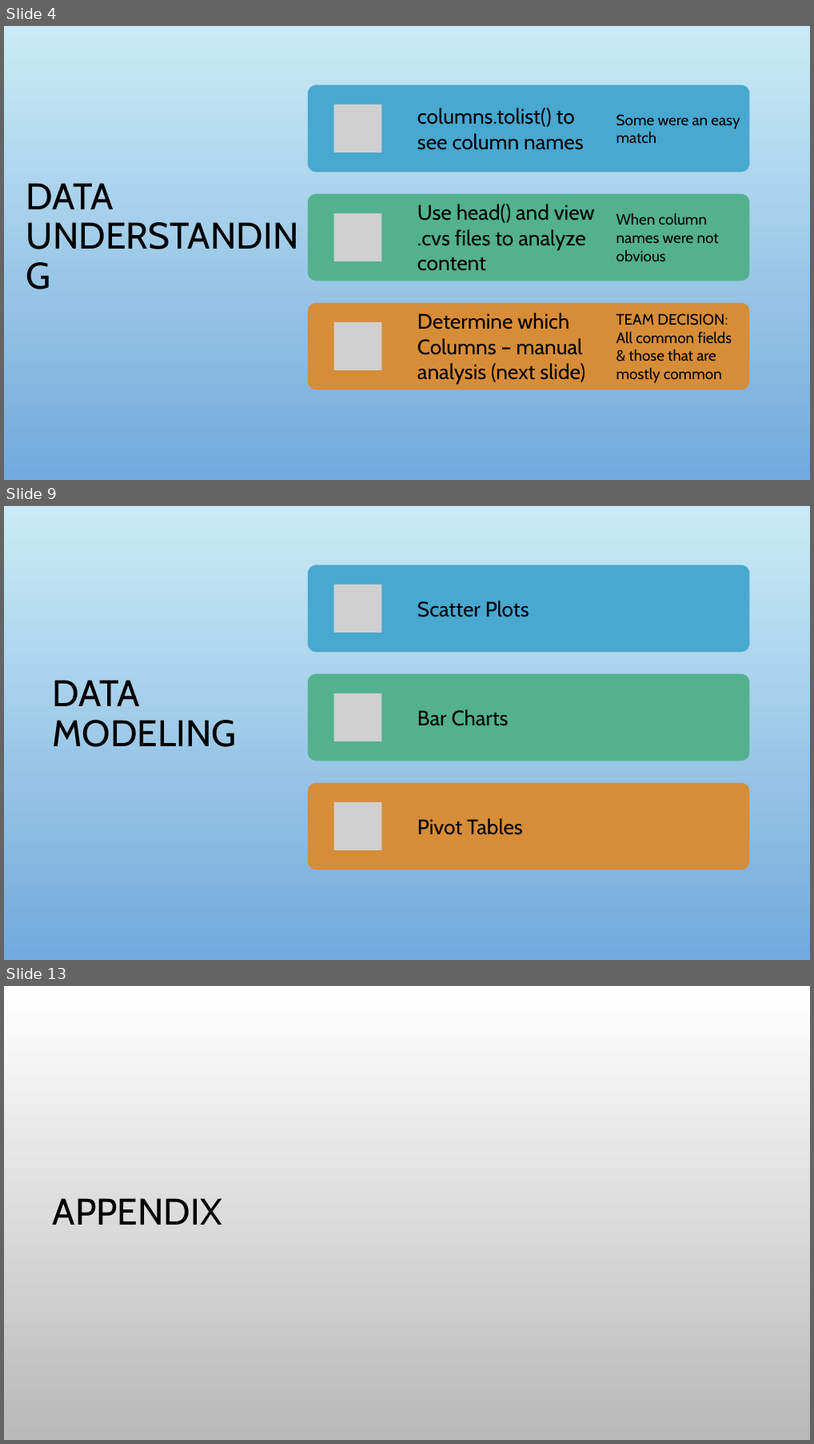
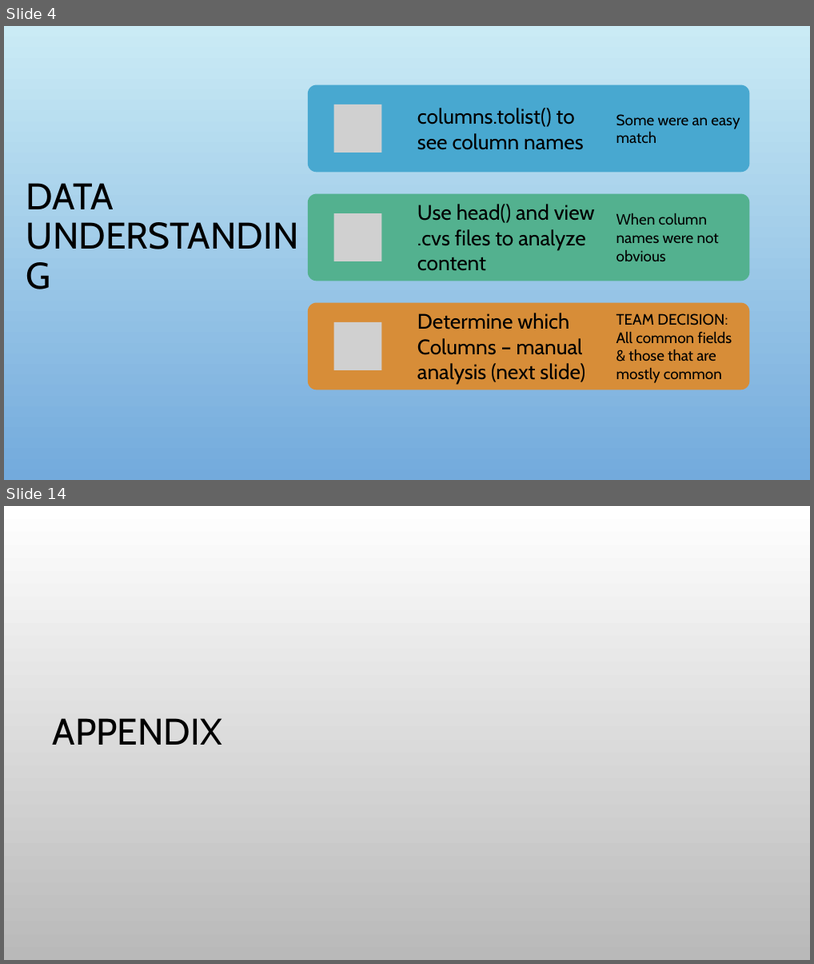
Before and after one commit to bloom4cats/Data-Analytics-2019-Group-4-v2, a slide deck: docs/Team 4 Lab 1.pptx. Shown one above the other, each under a label of ours: slides 4, 9 and 13 before the commit, slides 4 and 14 after it; the slides between them are not shown. The pictures are 814x1444 and 814x964 pixels, drawn with LibreOffice and Linux fonts; fonts in the diff are those of the drawing; grey boxes stand for pictures; background and template pictures are left out. Boxes give left, top, right and bottom in pixels: in the first picture for what was removed or moved away, otherwise in the second. Text is boxed around its words. In the diff, an @@ line names an element or a change of style, - is before the commit and + after.

```diff
--- a/docs/Team 4 Lab 1.pptx
+++ b/docs/Team 4 Lab 1.pptx
@@ slide 9 removed at (4, 506, 810, 960), background picture (left out) @@
@@ title removed at (53, 680, 237, 747) @@
-DATA MODELING
@@ group removed at (308, 564, 750, 869): 3 rounded rectangles, 3 pictures, 3 texts @@
-Scatter Plots
-Bar Charts
-Pivot Tables
@@ what was slide 13 is now slide 14 @@
```
Also in this commit, not shown: 6 slides changed, 4 slides added, 2 other slides removed.
